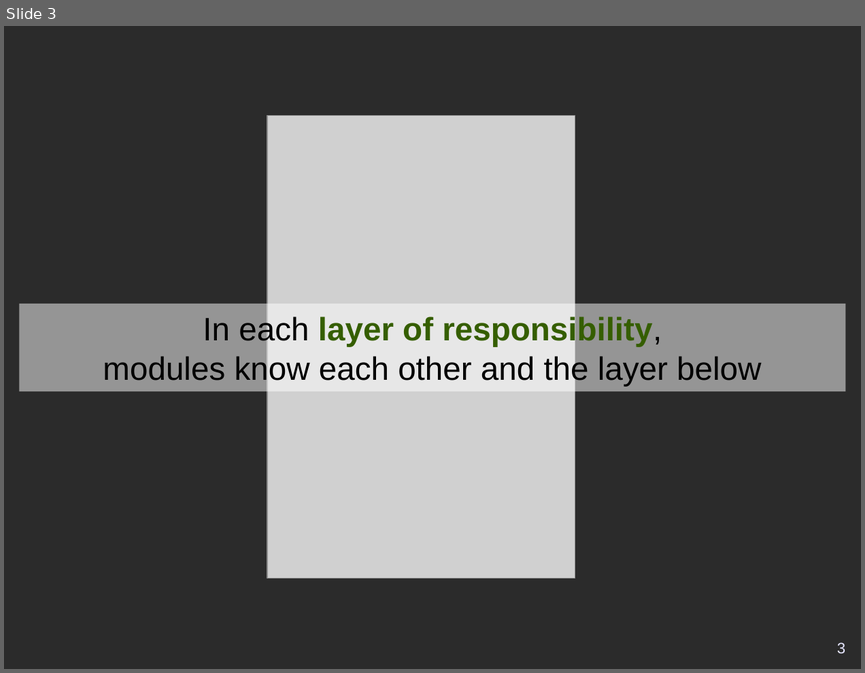
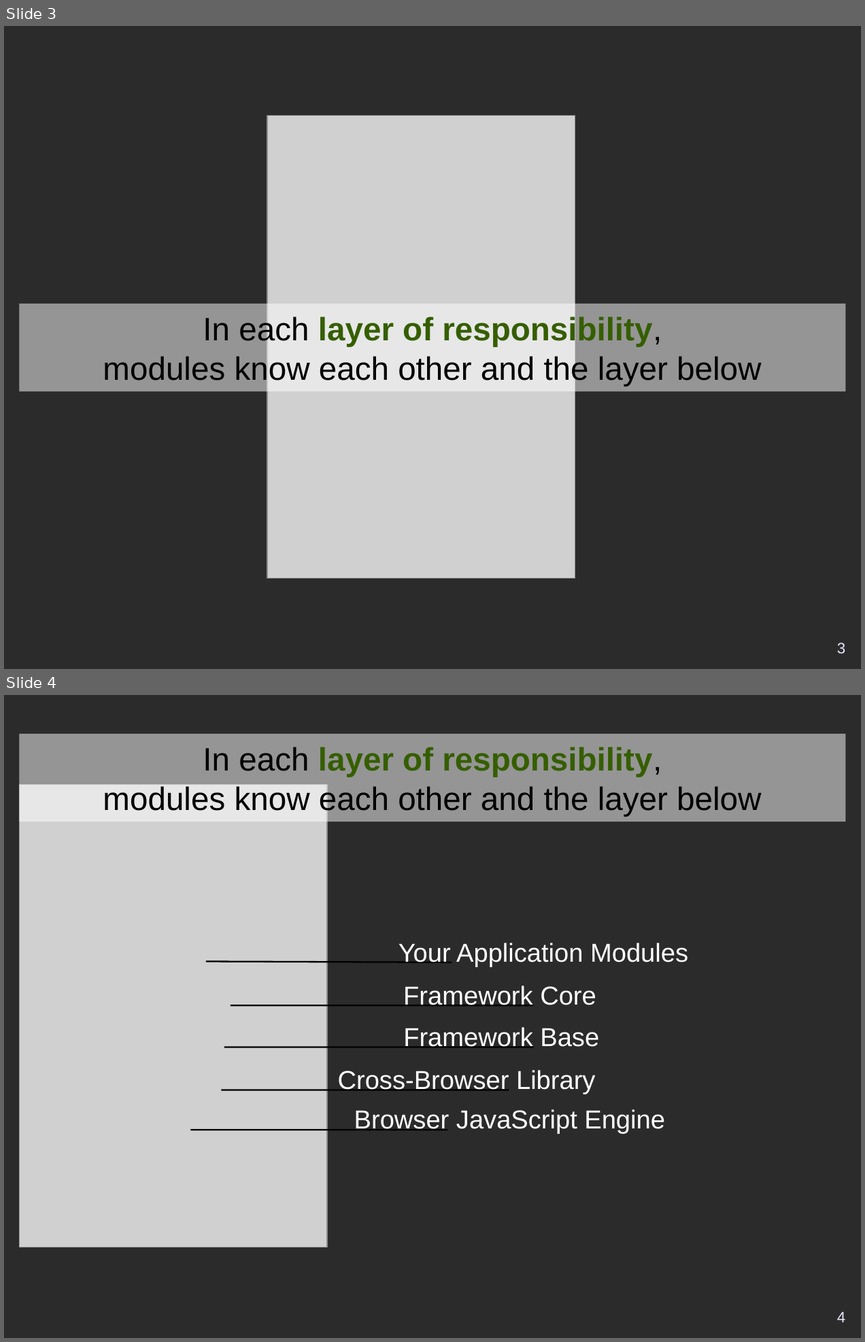
Before and after one commit to eric-brechemier/introduction_to_lb_js_scalableApp, a slide deck: introduction_to_lb_js_scalableApp.odp. Shown one above the other, each under a label of ours: slide 3 before the commit, slides 3 and 4 after it. The pictures are 865x673 and 865x1342 pixels, drawn with LibreOffice and Linux fonts; fonts in the diff are those of the drawing; grey boxes stand for pictures; background and template pictures are left out; a plain dark background stands for a picture behind light text. Boxes give left, top, right and bottom in pixels: in the first picture for what was removed or moved away, otherwise in the second. Text is boxed around its words. In the diff, an @@ line names an element or a change of style, - is before the commit and + after.

Commit message:
Added text for layers of responsibilities
The text for each layer is put on a line which draws from a different layer
of the cake and underlying glass piedestal.

```diff
--- a/introduction_to_lb_js_scalableApp.odp
+++ b/introduction_to_lb_js_scalableApp.odp
@@ slide 4 added at [4, 695, 861, 1338], background picture (left out) @@
@@ title added at [20, 734, 846, 821], fill #FFFFFF at 50% opacity, 30 pt, text #000000 @@
+In each layer of responsibility,
+modules know each other and the layer below
@@ picture added at [20, 784, 328, 1247] @@
@@ text added at [398, 943, 688, 967], 24 pt, text #FFFFFF @@
+Your Application Modules
@@ line added from (206, 962) to (452, 962), #000000 1.45 pt @@
@@ text added at [403, 985, 596, 1006], 24 pt, text #FFFFFF @@
+Framework Core
@@ line added from (230, 1005) to (534, 1005), #000000 1.45 pt @@
@@ text added at [403, 1027, 599, 1047], 24 pt, text #FFFFFF @@
+Framework Base
@@ line added from (224, 1047) to (534, 1047), #000000 1.45 pt @@
@@ text added at [338, 1070, 595, 1094], 24 pt, text #FFFFFF @@
+Cross-Browser Library
@@ line added from (222, 1090) to (509, 1090), #000000 1.45 pt @@
@@ text added at [354, 1109, 665, 1134], 24 pt, text #FFFFFF @@
+Browser JavaScript Engine
@@ line added from (190, 1130) to (448, 1130), #000000 1.45 pt @@
@@ page number added at [837, 1311, 845, 1322], 14 pt, text #E6E6FF @@
+4
```
